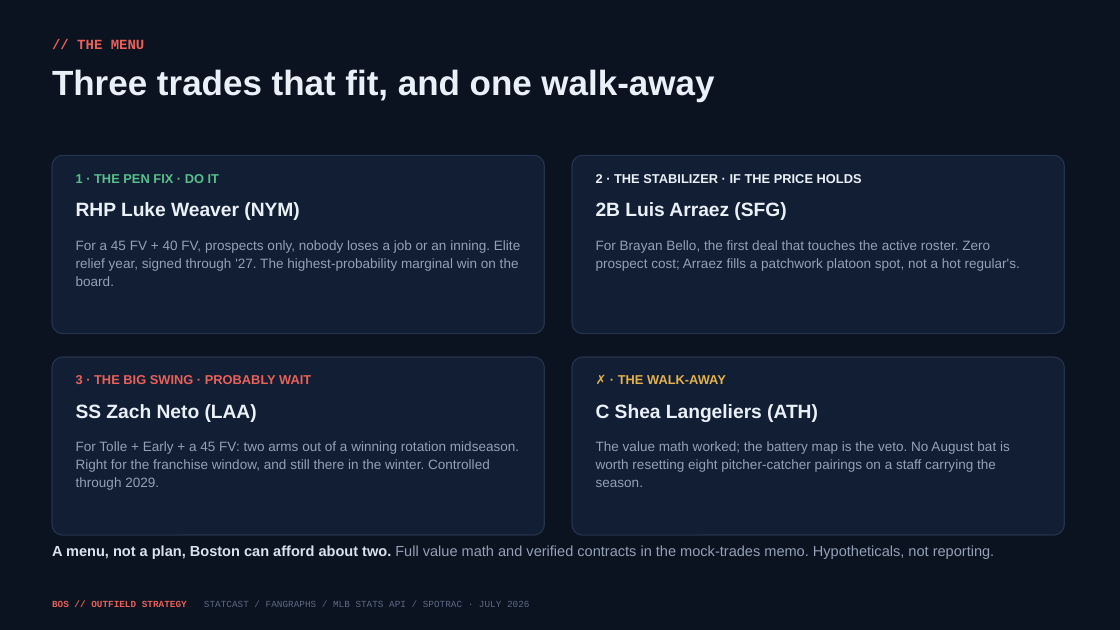
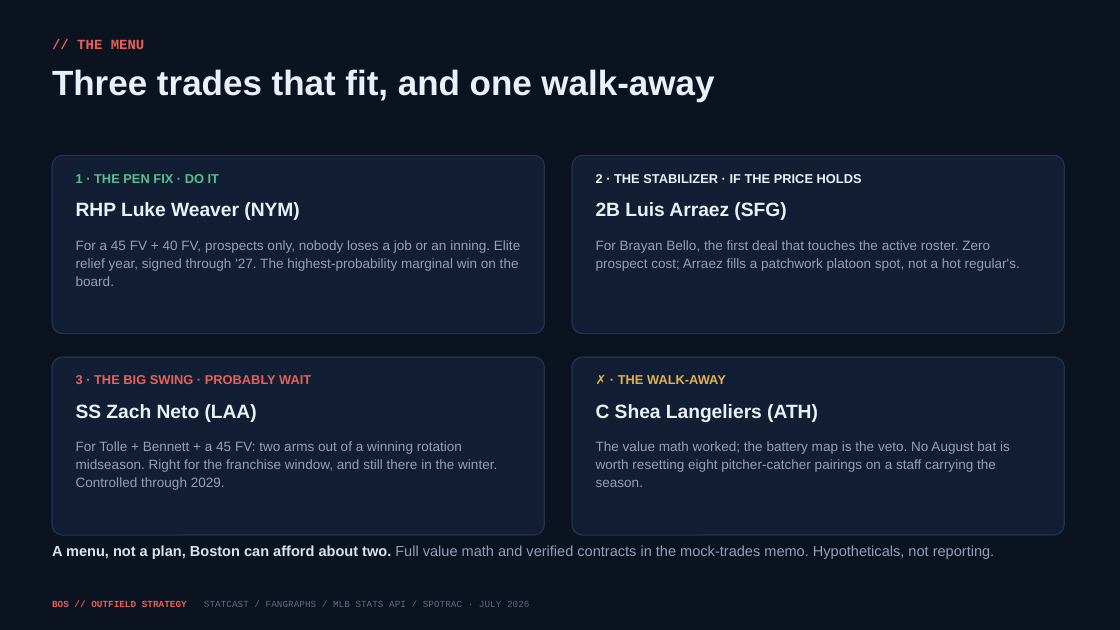
Before and after one commit to justinloo12/jarren-duran-outlier-analysis, a slide deck: slide 13 of outputs/Red_Sox_Trade_Deadline.pptx (slide 14 before the commit). Drawn at 1120x630 pixels with LibreOffice and Linux fonts; fonts in the diff are those of the drawing. Boxes give left, top, right and bottom in pixels: in the first picture for what was removed or moved away, otherwise in the second. Text is boxed around its words. In the diff, an @@ line names an element or a change of style, - is before the commit and + after.

```diff
--- a/outputs/Red_Sox_Trade_Deadline.pptx
+++ b/outputs/Red_Sox_Trade_Deadline.pptx
@@ text at bbox=[76, 441, 497, 490]: text changed @@
-For Tolle + Early + a 45 FV: two arms out of a winning rotation midseason. Right for the franchise window, and still there in the winter. Controlled through 2029.
+For Tolle + Bennett + a 45 FV: two arms out of a winning rotation midseason. Right for the franchise window, and still there in the winter. Controlled through 2029.
```
Also in this commit, not shown: 10 other slides changed, 2 slides removed, 26 other files.
